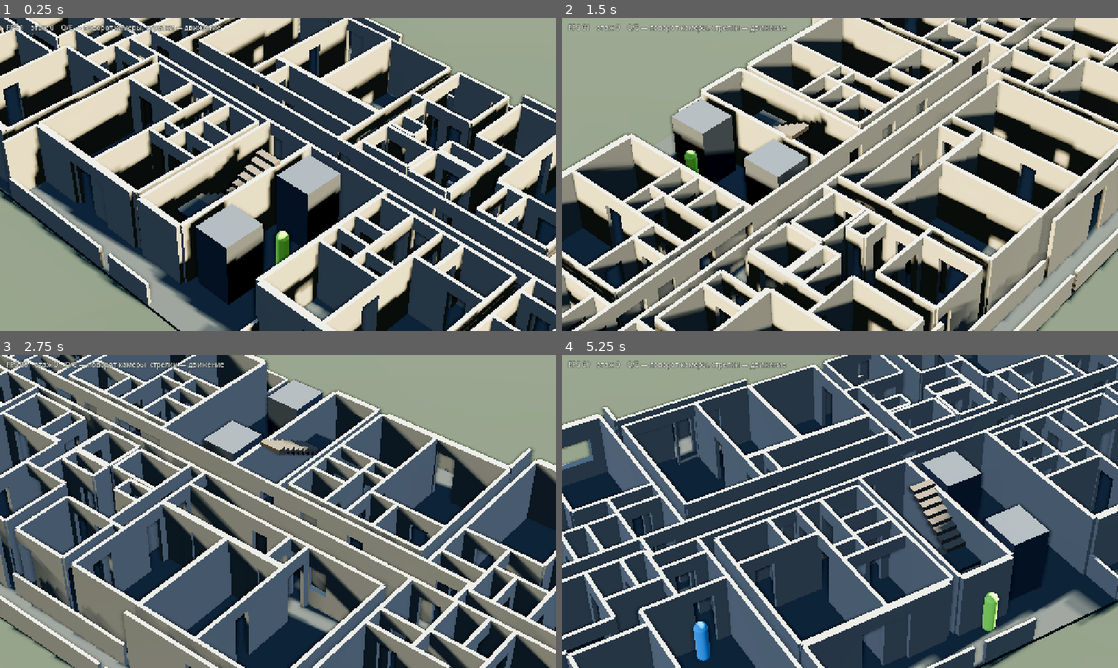
Above: before the commit, frames 1-4 (two rows, left to right).
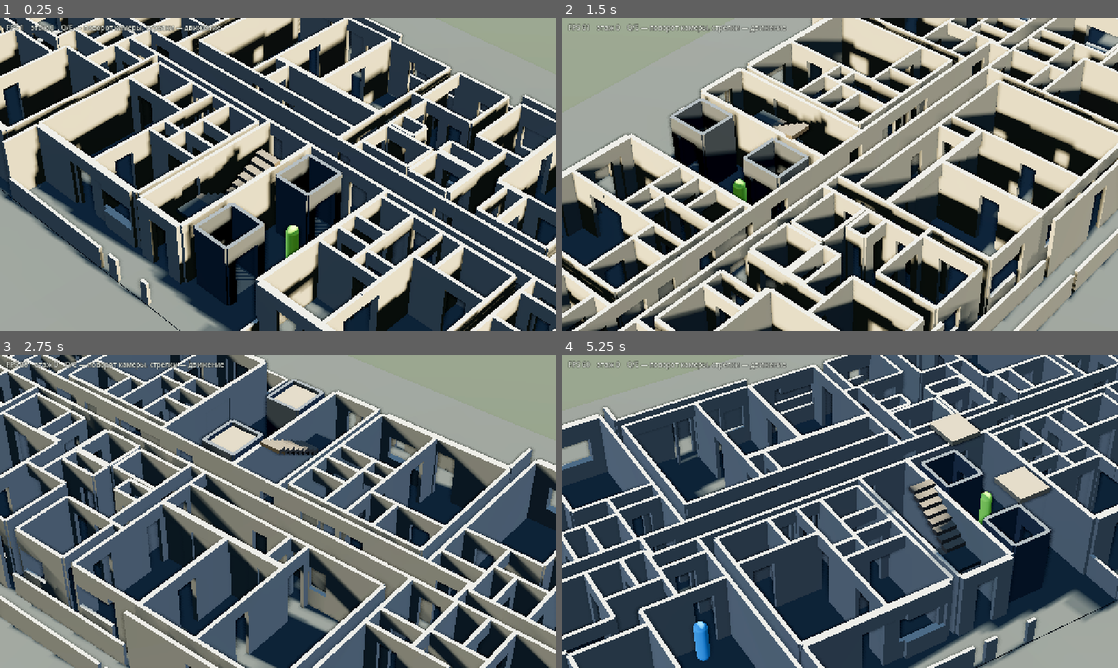
Above: after the commit, the same moments.

Repository: SashkoSoft/Godot_skilled
Game: Godot game, scene res://main.tscn
Two runs of this game, one before a commit and one after it. Both use one fixed random seed, a clock stepped at 60 frames per second and the inputs below.
Inputs:
- Up to frame 1 (0.25 s): no input
- Up to frame 2 (1.5 s): hold Right (ui_right) 0.53-1.28 s; hold Q 0.53-1.28 s; hold Down (ui_down) from 1.28 s (still down); tap E at 1.35 s
- Up to frame 3 (2.75 s): release Down (ui_down) at 2.03 s; hold Right (ui_right) from 2.03 s (still down); hold Q from 2.03 s (still down)
- Up to frame 4 (5.25 s): release Right (ui_right) at 2.78 s; release Q at 2.78 s; hold Up (ui_up) 2.78-3.53 s; tap E at 2.85, 4.35 s; hold Q 3.53-4.28 s; hold Left (ui_left) 3.53-5.03 s; hold Down (ui_down) from 5.03 s (still down); hold Q from 5.03 s (still down)

The runs differ from the first frame. In frame 1, 7.3% of the frame differs, in the area x 0-99%, y 0-100%; in frame 2, 5.5%; in frame 3, 4.1%; in frame 4, 7.4%, in the area x 0-100%, y 0-100%.

Commit message:
Выход из подъезда, окна во всех жилых, работающий лифт
Окна: правило «у жилой комнаты и кухни окно обязано быть» — в наружную
стену, а если её нет, то в стену к лоджии. Было 21 помещение без окна,
осталось 4, и это половинки Г-образных комнат, у которых окно есть в
основной части. Окно не режется, если выдавит балконную дверь.

Выход наружу: на первом этаже парапет лоджии «г» у лестницы разрывается на
1,4 м, вокруг дома кладётся площадка 5 м — иначе выйти некуда, за порогом
обрыв и навигации там нет. Площадка входит в здание, чтобы попасть в сетку.
Проверка: бот доходит до всех шести точек снаружи.

Лифт: шахта стала полой — четыре стенки с дверным проёмом на каждом этаже,
пола внутри нет, полом служит кабина. Кабина — AnimatableBody3D, поэтому
CharacterBody3D едет на ней сам. Житель умеет её вызывать: идёт к двери
навигацией (напрямую упирался в стену), ждёт, заходит, едет, выходит,
и пять секунд после поездки не заходит обратно.

Замер: 31 поездка на лифте за прогон, жители на всех трёх этажах.
Сверка: помещений 76, без двери 0, недостижимо 0, квартир с проблемами 0.

Diff:
--- a/game/bot.gd
+++ b/game/bot.gd
@@ -13,7 +13,9 @@
 const NUDGES := 6               ## сколько раз качнуться вбок, прежде чем сдаться
 
 var agent: NavigationAgent3D
-var watcher: Player          ## чей этаж показываем: жителей с других этажей не рисуем
+var watcher: Player
+var lifts: Array = []        ## кабины, которыми житель умеет пользоваться
+var use_lift := true          ## чей этаж показываем: жителей с других этажей не рисуем
 var floor_index: int = 0
 
 var _targets: Array[Vector3] = []
@@ -23,6 +25,14 @@
 var _retried := 0
 var _since_target := 0.0
 var _cur := Vector3.INF
+
+enum LiftState { NONE, GOTO, WAIT, ENTER, RIDE, LEAVE }
+var _lift: Lift = null
+var _ls: LiftState = LiftState.NONE
+var _ls_time := 0.0
+var _ride_to := 0
+var rides := 0
+var _cool := 0.0             ## пауза после поездки, чтобы не кататься по кругу               ## сколько раз проехал на лифте
 var cycle := true            ## false — обойти список один раз и остановиться
 var done := false
 var visited: Array = []      ## [цель, дошёл ли]
@@ -104,11 +114,16 @@
 func _physics_process(delta: float) -> void:
 	if agent == null or done:
 		return
+	if _ls != LiftState.NONE:
+		_lift_step(delta)
+		return
+	_maybe_take_lift()
 	if not is_on_floor():
 		velocity.y -= GRAVITY * delta
 	else:
 		velocity.y = 0.0
 
+	_cool = maxf(_cool - delta, 0.0)
 	_since_target += delta
 	if _since_target > 0.3 and agent.is_navigation_finished():
 		_reached += 1
@@ -178,5 +193,133 @@
 		_check = 0.0
 
 
+## Ждать кабину у двери, зайти, доехать, выйти. Пока житель занят лифтом,
+## обычная навигация не работает — иначе он уедет из кабины на полпути.
+func _lift_step(delta: float) -> void:
+	_ls_time += delta
+	if _ls_time > 16.0:                     # лифт не дождались — идём пешком
+		_ls = LiftState.NONE
+		_lift = null
+		_cool = 20.0
+		agent.target_position = _cur
+		return
+	if not is_on_floor():
+		velocity.y -= GRAVITY * delta
+	else:
+		velocity.y = 0.0
+	var here := int(floor((global_position.y + 0.4) / Tower.FLOOR_H))
+	var door := Vector3(_lift.rect.position.x + _lift.rect.size.x + 0.55,
+			global_position.y,
+			_lift.rect.position.y + _lift.rect.size.y * 0.5)
+	var cabin := Vector3(_lift.rect.position.x + _lift.rect.size.x * 0.5,
+			global_position.y,
+			_lift.rect.position.y + _lift.rect.size.y * 0.5)
+
+	match _ls:
+		LiftState.GOTO:
+			# к двери лифта идём НАВИГАЦИЕЙ: напрямую он упрётся в стену
+			if agent.target_position.distance_to(door) > 0.3:
+				agent.target_position = door
+			var flat := Vector2(door.x - global_position.x, door.z - global_position.z)
+			if flat.length() < 1.1:
+				_ls = LiftState.WAIT
+			else:
+				_walk_path(delta)
+		LiftState.WAIT:
+			velocity.x = 0.0
+			velocity.z = 0.0
+			move_and_slide()
+			if _lift.at_floor() == here:
+				_ls = LiftState.ENTER
+				_ls_time = 0.0
+		LiftState.ENTER:
+			if _lift.at_floor() != here and not _lift.inside(global_position):
+				_ls = LiftState.WAIT          # уехал без нас, ждём снова
+			elif _step_to(cabin, delta, 0.30):
+				_ls = LiftState.RIDE
+				_ls_time = 0.0
+		LiftState.RIDE:
+			velocity.x = 0.0
+			velocity.z = 0.0
+			move_and_slide()
+			if _lift.at_floor() == _ride_to:
+				_ls = LiftState.LEAVE
+				_ls_time = 0.0
+				rides += 1
+				if _log:
+					print("[бот] %s приехал на лифте на этаж %d" % [_name, _ride_to])
+		LiftState.LEAVE:
+			var out := Vector3(door.x + 0.7, global_position.y, door.z)
+			if _step_to(out, delta, 0.4) and not _lift.inside(global_position):
+				_ls = LiftState.NONE
+				_lift = null
+				_cool = 5.0
+				agent.target_position = _cur
+	floor_index = int(floor((global_position.y + 0.4) / Tower.FLOOR_H))
+	if watcher != null:
+		visible = floor_index == watcher.floor_index
+
+
+## Обычный шаг по маршруту навигации.
+func _walk_path(delta: float) -> void:
+	var next := agent.get_next_path_position()
+	var dir := next - global_position
+	dir.y = 0.0
+	if dir.length() > 0.05:
+		dir = dir.normalized()
+		velocity.x = dir.x * SPEED
+		velocity.z = dir.z * SPEED
+		rotation.y = lerp_angle(rotation.y, atan2(dir.x, dir.z), TURN * delta)
+	else:
+		velocity.x = 0.0
+		velocity.z = 0.0
+	move_and_slide()
+
+
+## Шаг к точке напрямую, без навигации: внутри шахты сетки нет.
+func _step_to(p: Vector3, delta: float, near: float) -> bool:
+	var dir := p - global_position
+	dir.y = 0.0
+	if dir.length() < near:
+		velocity.x = 0.0
+		velocity.z = 0.0
+		move_and_slide()
+		return true
+	dir = dir.normalized()
+	velocity.x = dir.x * SPEED * 0.8
+	velocity.z = dir.z * SPEED * 0.8
+	rotation.y = lerp_angle(rotation.y, atan2(dir.x, dir.z), TURN * delta)
+	move_and_slide()
+	return false
+
+
+## Стоит ли ехать лифтом: цель на другом этаже и кабина ближе лестницы.
+func _maybe_take_lift() -> void:
+	if _cool > 0.0:
+		return
+	if not use_lift or lifts.is_empty() or _cur == Vector3.INF:
+		return
+	var here := int(floor((global_position.y + 0.4) / Tower.FLOOR_H))
+	var want := int(floor((_cur.y + 0.4) / Tower.FLOOR_H))
+	if want == here:
+		return
+	var best: Lift = null
+	var best_d := 14.0
+	for l in lifts:
+		var lift := l as Lift
+		var door := Vector3(lift.rect.position.x + lift.rect.size.x + 0.55,
+				global_position.y, lift.rect.position.y + lift.rect.size.y * 0.5)
+		var d := Vector2(door.x - global_position.x, door.z - global_position.z).length()
+		if d < best_d:
+			best_d = d
+			best = lift
+	if best == null:
+		return
+	_lift = best
+	_ride_to = want
+	_ls = LiftState.GOTO
+	_ls_time = 0.0
+
+
 func stats() -> Array:
 	return [_reached, _failed]
--- /dev/null
+++ b/game/lift.gd
@@ -0,0 +1,76 @@
+class_name Lift
+extends AnimatableBody3D
+## Кабина лифта: ездит между этажами и возит на себе всех, кто внутри.
+##
+## Кабина — AnimatableBody3D, поэтому CharacterBody3D на ней едет сам, без
+## всякой ручной привязки. Пола внутри шахты нет — полом служит кабина.
+
+const SPEED := 2.4              ## м/с
+const DWELL := 1.6              ## сколько стоит с открытыми дверями, с
+
+var floors: int = 3
+var rect: Rect2 = Rect2()       ## габарит шахты в плане
+
+var _target_floor := 0
+var _wait := DWELL
+var _dir := 1
+
+
+func setup(shaft: Rect2, floor_count: int) -> void:
+	rect = shaft
+	floors = floor_count
+	sync_to_physics = false
+
+	var size := Vector3(rect.size.x - 0.30, 0.20, rect.size.y - 0.30)
+	var mesh := BoxMesh.new()
+	mesh.size = size
+	var mat := StandardMaterial3D.new()
+	mat.albedo_color = Color(0.55, 0.50, 0.42)
+	var mi := MeshInstance3D.new()
+	mi.mesh = mesh
+	mi.material_override = mat
+	mi.position.y = -0.10
+	add_child(mi)
+
+	var shape := CollisionShape3D.new()
+	var box := BoxShape3D.new()
+	box.size = size
+	shape.shape = box
+	shape.position.y = -0.10
+	add_child(shape)
+
+	position = Vector3(rect.position.x + rect.size.x * 0.5, 0.0,
+			rect.position.y + rect.size.y * 0.5)
+
+
+## На каком этаже кабина прямо сейчас (−1, если едет).
+func at_floor() -> int:
+	var f := int(round(position.y / Tower.FLOOR_H))
+	if absf(position.y - f * Tower.FLOOR_H) < 0.06:
+		return f
+	return -1
+
+
+func inside(p: Vector3) -> bool:
+	return rect.has_point(Vector2(p.x, p.z))
+
+
+func _physics_process(delta: float) -> void:
+	if floors < 2:
+		return
+	var want := _target_floor * Tower.FLOOR_H
+	var d := want - position.y
+	if absf(d) < 0.02:
+		position.y = want
+		_wait -= delta
+		if _wait <= 0.0:
+			_target_floor += _dir
+			if _target_floor >= floors:
+				_target_floor = floors - 2
+				_dir = -1
+			elif _target_floor < 0:
+				_target_floor = 1
+				_dir = 1
+			_wait = DWELL
+		return
+	position.y += signf(d) * minf(SPEED * delta, absf(d))
--- a/game/main.gd
+++ b/game/main.gd
@@ -32,6 +32,7 @@
 var _audit := false
 var _no_fade := false
 var _only_flat := -1
+var lifts: Array = []
 var _paint := false          ## бот закрашивает за собой пол
 var _cover: PackedByteArray = PackedByteArray()
 var _cover_nx := 0
@@ -233,6 +234,7 @@
 				]
 		player.auto_target = _route[0]
 
+	_spawn_lifts()
 	_spawn_bots.call_deferred()
 
 	occ = Occlusion.new()
@@ -510,6 +512,7 @@
 		_build_tower()
 	if _audit:
 		_audit_rooms()
+		_audit_windows()
 		_audit_flats()
 	for r in bad:
 		print("   НЕТ ХОДА: помещение %d, квартира %d, назначение %d"
@@ -704,6 +707,21 @@
 			% [bad_flats, bad_rooms])
 
 
+## Кабины лифтов. Шахты у нас полые, поэтому кабина в них и ездит.
+func _spawn_lifts() -> void:
+	for r in Tower.ROOMS:
+		if int(r[5]) != Tower.SHF:
+			continue
+		var lift := Lift.new()
+		lift.name = "Lift%d" % lifts.size()
+		add_child(lift)
+		lift.setup(Rect2(Vector2(float(r[0]), float(r[1])),
+				Vector2(float(r[2]) - float(r[0]), float(r[3]) - float(r[1]))),
+				_floors)
+		lifts.append(lift)
+	print("[лифт] кабин: %d" % lifts.size())
+
+
 ## Навигационная сетка и жители. Печём сетку по уже построенным коллизиям,
 ## цели берём из таблицы помещений — бот обходит комнаты, а не случайные точки.
 func _spawn_bots() -> void:
@@ -752,7 +770,12 @@
 					mx += step
 			rooms.append(Vector3((float(r[0]) + float(r[2])) * 0.5,
 					f * Tower.FLOOR_H + 0.15, (float(r[1]) + float(r[3])) * 0.5))
-	print("[навигация] целей: %d, отброшено тесных: %d" % [rooms.size(), dropped])
+	# несколько точек снаружи: если бот до них доходит, значит выход работает
+	for pt in [Vector2(-1.65, 11.5), Vector2(6.0, 11.5), Vector2(-9.0, 11.5),
+			Vector2(-20.5, 4.0), Vector2(20.5, 4.0), Vector2(0.0, 12.5)]:
+		rooms.append(Vector3(pt.x, 0.05, pt.y))
+	print("[навигация] целей: %d (в т.ч. 6 снаружи), отброшено тесных: %d"
+			% [rooms.size(), dropped])
 	if rooms.is_empty():
 		return
 
@@ -777,6 +800,7 @@
 		add_child(b)
 		b.cycle = not _walk_all
 		b.watcher = player
+		b.lifts = lifts
 		b.setup(route[0] + Vector3(0, 0.1, 0), route, colours[i % colours.size()],
 				_bot_log, "№%d" % (i + 1))
 		b.start()
@@ -1010,3 +1034,32 @@
 			empty += 1
 			print("   без следа: %s, кв %s" % [names[int(r[5])], bti.get(int(r[4]), "?")])
 	print("[след] помещений со следом: %d из %d" % [total - empty, total])
+
+
+## Окна: у жилой комнаты и кухни оно обязано быть.
+func _audit_windows() -> void:
+	var names := ["жилая", "кухня", "санузел", "прихожая", "ядро", "лоджия",
+			"шахта", "кладовая"]
+	var bti := {0: "46", 1: "44", 2: "45", 3: "43", 4: "42", 5: "41",
+			6: "48", 7: "47", 8: "общее"}
+	var win: Dictionary = {}
+	for w in building.walls_built:
+		if w["parapet"]:
+			continue
+		for h: Vector3 in (w["holes"] as Array[Vector3]):
+			if h.z >= 0.5:
+				for i in [w["inner"], w["outer"]]:
+					if int(i) >= 0:
+						win[int(i)] = int(win.get(int(i), 0)) + 1
+	var bad := 0
+	var total := 0
+	for i in Tower.ROOMS.size():
+		var kind := int(Tower.ROOMS[i][5])
+		if kind != Tower.LIV and kind != Tower.KIT:
+			continue
+		total += 1
+		if int(win.get(i, 0)) == 0:
+			bad += 1
+			print("   без окна: %s, кв %s" % [names[kind],
+					bti.get(int(Tower.ROOMS[i][4]), "?")])
+	print("[окна] жилых и кухонь %d, без окна %d" % [total, bad])
--- a/game/navigation.gd
+++ b/game/navigation.gd
@@ -28,6 +28,11 @@
 	var src := NavigationMeshSourceGeometryData3D.new()
 	NavigationServer3D.parse_source_geometry_data(nav, src, building)
 	NavigationServer3D.bake_from_source_geometry_data(nav, src)
+	# карта навигации должна жить в тех же клетках, что и сетка, иначе
+	# движок ругается на рассинхрон и края полигонов рвутся
+	var map := get_world_3d().navigation_map
+	NavigationServer3D.map_set_cell_size(map, CELL)
+	NavigationServer3D.map_set_cell_height(map, CELL)
 	navigation_mesh = nav
 
 
--- a/game/plan_extra_doors.gd
+++ b/game/plan_extra_doors.gd
@@ -9,18 +9,38 @@
 	"0|-2.65|3.20|5.00": [Vector3(0.000, 0.900, 0.0)],
 	"0|-3.75|14.20|16.20": [Vector3(-0.379, 0.900, 0.0)],
 	"0|-3.95|13.30|16.10": [Vector3(0.121, 0.900, 0.0)],
+	"0|-7.50|-3.45|-0.10": [Vector3(0.000, 0.900, 0.0)],
 	"0|-8.05|-9.50|-3.30": [Vector3(-0.202, 0.900, 0.0)],
+	"0|0.70|-0.60|3.40": [Vector3(0.644, 0.900, 0.0)],
+	"0|0.70|-9.90|-2.85": [Vector3(-0.080, 0.900, 0.0), Vector3(1.000, 0.850, 0.0)],
 	"0|0.70|3.40|10.05": [Vector3(-1.005, 0.900, 0.0), Vector3(-1.050, 1.350, 0.0)],
+	"0|1.10|-5.90|-4.85": [Vector3(0.000, 0.850, 0.0)],
 	"0|1.10|-7.15|-5.90": [Vector3(0.070, 0.900, 0.0)],
 	"0|1.10|5.00|6.35": [Vector3(0.000, 1.350, 0.0)],
+	"0|2.55|-4.85|-3.15": [Vector3(0.000, 1.600, 0.0)],
+	"0|2.55|3.45|5.00": [Vector3(0.000, 1.550, 0.0)],
+	"0|2.75|-9.35|-7.15": [Vector3(-0.042, 0.900, 0.0)],
+	"0|2.75|7.30|9.50": [Vector3(-0.042, 0.900, 0.0)],
 	"0|3.50|3.45|5.00": [Vector3(-0.045, 0.900, 0.0)],
+	"0|3.70|-5.90|-4.85": [Vector3(0.000, 0.850, 0.0)],
+	"0|3.70|5.00|6.35": [Vector3(-0.042, 0.900, 0.0)],
+	"0|4.50|5.00|6.35": [Vector3(-0.042, 0.900, 0.0)],
 	"0|7.40|-9.35|-5.90": [Vector3(1.138, 0.900, 0.0)],
-	"0|7.40|6.35|9.50": [Vector3(-0.041, 0.900, 0.0)],
+	"0|7.40|3.45|6.35": [Vector3(0.000, 1.600, 0.0)],
+	"0|7.40|6.35|9.50": [Vector3(0.000, 1.600, 0.0)],
+	"0|7.50|-2.85|-0.60": [Vector3(0.000, 0.900, 0.0)],
 	"0|7.55|-9.30|-3.35": [Vector3(0.000, 1.600, 0.0)],
-	"0|7.55|3.50|9.50": [Vector3(0.000, 1.600, 0.0), Vector3(1.384, 0.900, 0.0)],
+	"0|7.55|3.50|9.50": [Vector3(0.000, 1.600, 0.0), Vector3(1.384, 0.900, 0.0), Vector3(-1.600, 0.900, 0.0)],
+	"0|7.60|-2.85|-0.60": [Vector3(0.000, 0.900, 0.0)],
 	"1|-0.10|-7.50|-4.95": [Vector3(-0.000, 0.900, 0.0)],
-	"1|-16.15|-8.75|-3.95": [Vector3(0.450, 1.600, 0.0)],
-	"1|-16.20|-8.05|-3.75": [Vector3(0.000, 1.600, 0.0)],
+	"1|-2.85|0.70|7.50": [Vector3(1.004, 0.900, 0.0)],
+	"1|-3.40|-7.50|-2.90": [Vector3(-0.041, 0.900, 0.0)],
+	"1|-3.45|-7.50|-2.90": [Vector3(-0.041, 0.900, 0.0)],
+	"1|-5.90|4.50|7.40": [Vector3(0.000, 0.900, 0.0)],
 	"1|-6.05|-2.90|-1.35": [Vector3(-0.045, 0.900, 0.0)],
 	"1|0.45|-7.50|-4.95": [Vector3(-0.000, 0.900, 0.0)],
+	"1|3.40|0.70|7.50": [Vector3(0.000, 1.600, 0.0)],
+	"1|5.00|1.10|2.55": [Vector3(0.000, 0.900, 0.0)],
+	"1|5.00|2.55|3.50": [Vector3(0.000, 0.950, 0.0)],
+	"1|6.35|4.50|7.40": [Vector3(0.000, 0.900, 0.0)],
 }
--- a/game/tower.gd
+++ b/game/tower.gd
@@ -128,6 +128,13 @@
 	[ -2.83,   7.62,  -0.61,   9.20, 8, LOG],
 ]
 
+## Выход из подъезда: на первом этаже парапет лоджии «г» у лестничной клетки
+## разрывается на ширину двери, а снаружи кладётся площадка, иначе выйти
+## некуда — за порогом обрыв и навигации там нет.
+const EXIT_X := -1.65        ## середина выхода по X
+const EXIT_W := 1.40
+const APRON := 5.0           ## насколько площадка выступает за габарит дома
+
 ## Лестничная клетка — левая часть ядра.
 const STAIR_X0 := -2.70
 const STAIR_X1 := -0.61
@@ -280,6 +287,7 @@
 	_m_floor = _mat(Color(0.33, 0.34, 0.33))
 	_m_stair = _mat(Color(0.46, 0.42, 0.37))
 	_m_shaft = _mat(Color(0.38, 0.40, 0.42))
+	_apron()
 	for f in floors:
 		by_floor[f] = []
 		_floor(f, f < floors - 1)
@@ -297,6 +305,18 @@
 	var map := scr.get_script_constant_map()
 	if map.has("DOORS"):
 		extra_doors = (map["DOORS"] as Dictionary).duplicate(true)
+
+
+## Площадка вокруг дома: по ней бот выходит наружу. Кладём её в само здание,
+## иначе она не попадёт в навигационную сетку — её печём только по зданию.
+func _apron() -> void:
+	if not by_floor.has(0):
+		by_floor[0] = []
+	var mesh := BoxMesh.new()
+	mesh.size = Vector3(W_HALF * 2.0 + APRON * 2.0, 0.20, D_HALF * 2.0 + APRON * 2.0)
+	var mi := _spawn(mesh, Vector3(0, -0.15, 0), _m_floor, 0)
+	mi.name = "Apron"
+	mi.set_meta("is_ceiling", false)
 
 
 func set_focus(p: Vector3) -> void:
@@ -378,6 +398,7 @@
 	var recs := _collect_walls()
 	_ensure_entrances(recs)
 	_ensure_room_doors(recs)
+	_ensure_windows(recs)
 	_link_rooms(recs)
 	walls_built = recs
 	for w in recs:
@@ -648,6 +669,59 @@
 		rule_count += 1
 
 
+## Жилая комната и кухня без окна не бывают. Где чертёж окна не дал —
+## ставим сами: в наружную стену, а если её нет, то в стену к лоджии.
+func _ensure_windows(recs: Array) -> void:
+	for i in ROOMS.size():
+		var kind := int(ROOMS[i][5])
+		if kind != LIV and kind != KIT:
+			continue
+		var has := false
+		var facade_wall: Dictionary = {}
+		var loggia_wall: Dictionary = {}
+		for w in recs:
+			if w["parapet"]:
+				continue
+			var a: int = w["inner"]
+			var b: int = w["outer"]
+			if a != i and b != i:
+				continue
+			for h: Vector3 in (w["holes"] as Array[Vector3]):
+				if h.z >= 0.5:
+					has = true
+			if w["len"] < 1.4:
+				continue
+			if b < 0 and w["thick"] > WALL + 0.01:
+				if facade_wall.is_empty() or w["len"] > float(facade_wall["len"]):
+					facade_wall = w
+			elif b >= 0:
+				var other: int = b if a == i else a
+				if int(ROOMS[other][5]) == LOG:
+					if loggia_wall.is_empty() or w["len"] > float(loggia_wall["len"]):
+						loggia_wall = w
+		if has:
+			continue
+		var w2: Dictionary = facade_wall if not facade_wall.is_empty() else loggia_wall
+		if w2.is_empty():
+			continue
+		# окно не должно выдавить уже прорезанную дверь: у стены с балконной
+		# дверью на два проёма может просто не хватить длины
+		var used := 0.0
+		for h: Vector3 in (w2["holes"] as Array[Vector3]):
+			used += h.y
+		var width := minf(WIN, float(w2["len"]) - used - 0.6)
+		if width < 0.9:
+			continue
+		# отодвигаем окно от уже прорезанной двери
+		var off := 0.0
+		for h: Vector3 in (w2["holes"] as Array[Vector3]):
+			if h.z < 0.5 and absf(h.x - off) < (h.y + width) * 0.5 + 0.1:
+				var lim: float = (float(w2["len"]) - width) * 0.5 - 0.1
+				off = clampf(h.x + (h.y + width) * 0.5 + 0.15, -lim, lim)
+		(w2["holes"] as Array[Vector3]).append(Vector3(off, width, KIND_WIN))
+		rule_count += 1
+
+
 ## Черновая связка по графу дверей: из лестничной клетки должно быть достижимо
 ## каждое помещение. Настоящая проверка — физическая, см. ReachCheck.
 func _link_rooms(recs: Array) -> void:
@@ -834,6 +908,16 @@
 
 
 func _parapet(f: int, y: float, axis: int, fixed: float, a0: float, a1: float) -> void:
+	# На первом этаже в южном парапете у лестницы — проём наружу.
+	if f == 0 and axis == 0 and fixed > 8.9:
+		var lo := EXIT_X - EXIT_W * 0.5
+		var hi := EXIT_X + EXIT_W * 0.5
+		if a0 < hi and a1 > lo:
+			if a0 < lo:
+				_parapet(f, y, axis, fixed, a0, lo)
+			if a1 > hi:
+				_parapet(f, y, axis, fixed, hi, a1)
+			return
 	var length := a1 - a0
 	if length < 0.3:
 		return
@@ -848,15 +932,47 @@
 	mi.name = "Parapet_%d" % f
 
 
+## Шахта лифта — не глухой куб, а четыре стенки с дверным проёмом на каждом
+## этаже. Пола внутри нет: полом служит кабина.
+const LIFT_DOOR := 1.10
+
+
 func _shafts(f: int, y: float) -> void:
+	var idx := 0
 	for r in ROOMS:
 		if int(r[5]) != SHF:
 			continue
-		var mesh := BoxMesh.new()
-		mesh.size = Vector3(r[2] - r[0], FLOOR_H - WALL, r[3] - r[1])
-		var mi := _spawn(mesh, Vector3((r[0] + r[2]) * 0.5, y + (FLOOR_H - WALL) * 0.5,
-				(r[1] + r[3]) * 0.5), _m_shaft, f)
-		mi.name = "Shaft_%d" % f
+		idx += 1
+		var x0: float = r[0]
+		var z0: float = r[1]
+		var x1: float = r[2]
+		var z1: float = r[3]
+		var h := FLOOR_H - WALL
+		# три глухие стенки и одна с проёмом в лифтовой холл (восточная)
+		_shaft_wall(f, Vector3((x0 + x1) * 0.5, y + h * 0.5, z0),
+				Vector3(x1 - x0, h, WALL))
+		_shaft_wall(f, Vector3((x0 + x1) * 0.5, y + h * 0.5, z1),
+				Vector3(x1 - x0, h, WALL))
+		_shaft_wall(f, Vector3(x0, y + h * 0.5, (z0 + z1) * 0.5),
+				Vector3(WALL, h, z1 - z0))
+		var mid := (z0 + z1) * 0.5
+		var half := (z1 - z0) * 0.5
+		var d := LIFT_DOOR * 0.5
+		_shaft_wall(f, Vector3(x1, y + h * 0.5, mid - (half + d) * 0.5),
+				Vector3(WALL, h, half - d))
+		_shaft_wall(f, Vector3(x1, y + h * 0.5, mid + (half + d) * 0.5),
+				Vector3(WALL, h, half - d))
+		_shaft_wall(f, Vector3(x1, y + h - 0.35, mid), Vector3(WALL, 0.70, LIFT_DOOR))
+		_mark(f, Vector3(x1, y, mid), Vector3(0, 0, 1), LIFT_DOOR, KIND_DOOR, y)
+
+
+func _shaft_wall(f: int, pos: Vector3, size: Vector3) -> void:
+	if size.x <= 0.02 or size.z <= 0.02:
+		return
+	var mesh := BoxMesh.new()
+	mesh.size = size
+	var mi := _spawn(mesh, pos, _m_shaft, f)
+	mi.name = "Shaft_%d" % f
 
 
 # ---------------------------------------------------------------------------
Not shown, added: game/lift.gd.uid
Not shown, changed: game/plan_extra_doors.gd.uid
Not shown, added: docs/entrance.png
Not shown, added: docs/lift.png
